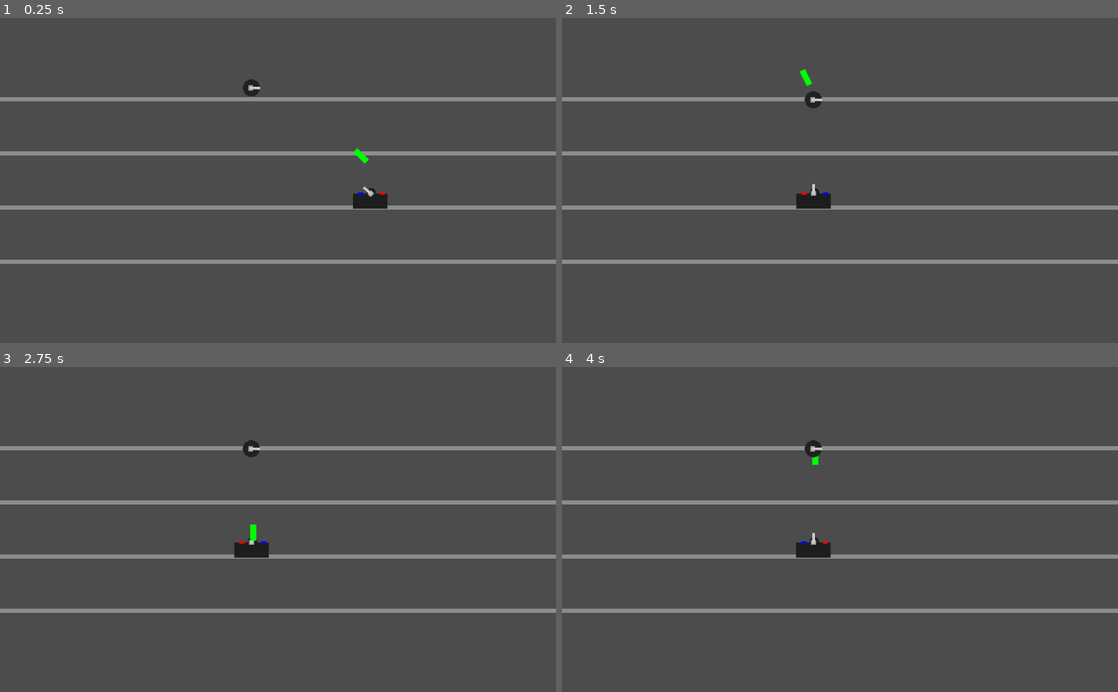
Above: before the commit, frames 1-4 (two rows, left to right).
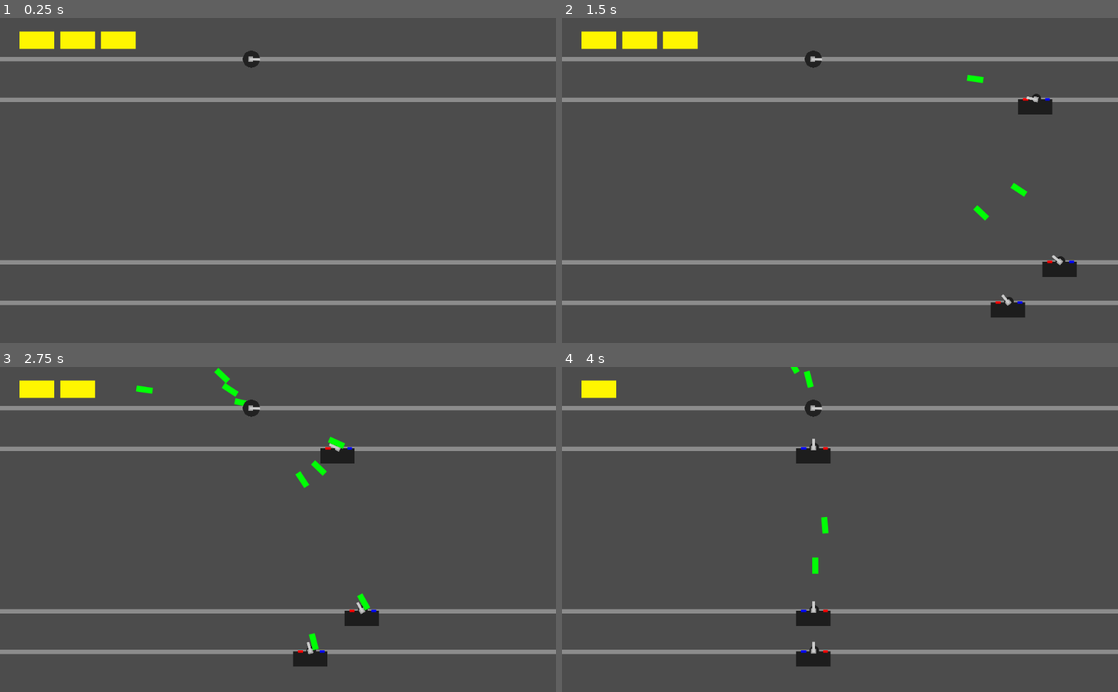
Above: after the commit, the same moments.

Repository: assert-justice/MagCycle
Game: Godot game, scene res://Game.tscn
Same seed, same stepped clock (60 frames per second), same inputs: the game is played once before the commit and once after it.
Inputs:
- Up to frame 1 (0.25 s): no input
- Up to frame 2 (1.5 s): no input
- Up to frame 3 (2.75 s): no input
- Up to frame 4 (4 s): no input

The runs differ from the first frame. In frame 1, 7.5% of the frame differs, in the area x 0-100%, y 4-89%; in frame 2, 8.6%, in the area x 0-100%, y 4-93%; in frame 3, 8.5%; in frame 4, 7.7%.

Commit message:
proof of concept

Diff:
--- a/BadBullet.tscn
+++ b/BadBullet.tscn
@@ -18,3 +18,4 @@
 ]]
 position = Vector2( -0.105114, -0.52556 )
 shape = SubResource( 1 )
+[connection signal="area_entered" from="." to="." method="_on_Bullet_area_entered"]
--- a/CopCar.tscn
+++ b/CopCar.tscn
@@ -1,38 +1,34 @@
-[gd_scene load_steps=11 format=2]
+[gd_scene load_steps=10 format=2]
 
 [ext_resource path="res://sprites/cop_car.png" type="Texture" id=1]
 [ext_resource path="res://sprites/gun.png" type="Texture" id=2]
 [ext_resource path="res://scripts/CopCar.gd" type="Script" id=3]
 [ext_resource path="res://sprites/circle_particle.png" type="Texture" id=4]
 
-[sub_resource type="AtlasTexture" id=2]
+[sub_resource type="AtlasTexture" id=1]
 flags = 4
 atlas = ExtResource( 1 )
 region = Rect2( 0, 0, 256, 256 )
 
-[sub_resource type="AtlasTexture" id=3]
+[sub_resource type="AtlasTexture" id=2]
 flags = 4
 atlas = ExtResource( 1 )
 region = Rect2( 256, 0, 256, 256 )
 
-[sub_resource type="SpriteFrames" id=4]
+[sub_resource type="SpriteFrames" id=3]
 animations = [ {
-"frames": [ SubResource( 2 ), SubResource( 3 ) ],
+"frames": [ SubResource( 1 ), SubResource( 2 ) ],
 "loop": true,
 "name": "default",
 "speed": 2.0
 } ]
 
-[sub_resource type="RectangleShape2D" id=1]
+[sub_resource type="RectangleShape2D" id=4]
 extents = Vector2( 127.547, 54.0903 )
 
 [sub_resource type="Gradient" id=5]
 offsets = PoolRealArray( 0, 0.33, 0.66, 1 )
 colors = PoolColorArray( 1, 1, 1, 1, 1, 0.423529, 0, 1, 0.988235, 1, 0, 1, 1, 0, 0, 1 )
-
-[sub_resource type="Gradient" id=6]
-offsets = PoolRealArray( 0, 0.5, 1 )
-colors = PoolColorArray( 1, 1, 1, 1, 1, 0.470588, 0, 1, 0, 0, 0, 1 )
 
 [node name="CopCar" type="KinematicBody2D"]
 position = Vector2( 0, -26 )
@@ -58,26 +54,14 @@
 [node name="CollisionShape2D" type="CollisionShape2D" parent="."]
 position = Vector2( -2, 54.1362 )
 z_index = 2
-shape = SubResource( 1 )
+shape = SubResource( 4 )
 
 [node name="DamageParticles" type="CPUParticles2D" parent="."]
 emitting = false
 amount = 80
 texture = ExtResource( 4 )
 spread = 23.71
-gravity = Vector2( 0, 98 )
 initial_velocity = 655.91
 color_ramp = SubResource( 5 )
-
-[node name="ExplodeParticles" type="CPUParticles2D" parent="."]
-emitting = false
-amount = 500
-one_shot = true
-explosiveness = 0.71
-texture = ExtResource( 4 )
-spread = 180.0
-gravity = Vector2( 0, 1000 )
-initial_velocity = 600.0
-color_ramp = SubResource( 6 )
-hue_variation_random = 0.66
 [connection signal="damage" from="." to="." method="_on_CopCar_damage"]
+[connection signal="set_pos" from="." to="." method="_on_CopCar_set_pos"]
--- a/Game.tscn
+++ b/Game.tscn
@@ -1,39 +1,7 @@
-[gd_scene load_steps=4 format=2]
+[gd_scene load_steps=2 format=2]
 
-[ext_resource path="res://CopCar.tscn" type="PackedScene" id=1]
-[ext_resource path="res://Player.tscn" type="PackedScene" id=2]
-[ext_resource path="res://sprites/rail.png" type="Texture" id=3]
+[ext_resource path="res://scripts/GameManager.gd" type="Script" id=5]
 
-[node name="Node2D" type="Node2D"]
+[node name="Game" type="Node2D"]
 position = Vector2( -7, 1 )
-
-[node name="Player" parent="." instance=ExtResource( 2 )]
-position = Vector2( 470, 68 )
-scale = Vector2( 0.25, 0.25 )
-z_index = 2
-
-[node name="Rails" type="Node" parent="."]
-
-[node name="Sprite" type="Sprite" parent="Rails"]
-position = Vector2( 500, 150 )
-scale = Vector2( 32.875, 0.25 )
-texture = ExtResource( 3 )
-
-[node name="Sprite2" type="Sprite" parent="Rails"]
-position = Vector2( 500, 250 )
-scale = Vector2( 32.875, 0.25 )
-texture = ExtResource( 3 )
-
-[node name="Sprite3" type="Sprite" parent="Rails"]
-position = Vector2( 500, 350 )
-scale = Vector2( 32.875, 0.25 )
-texture = ExtResource( 3 )
-
-[node name="Sprite4" type="Sprite" parent="Rails"]
-position = Vector2( 500, 450 )
-scale = Vector2( 32.875, 0.25 )
-texture = ExtResource( 3 )
-
-[node name="CopCar" parent="." instance=ExtResource( 1 )]
-position = Vector2( 739, 324 )
-scale = Vector2( 0.25, 0.25 )
+script = ExtResource( 5 )
--- a/Player.tscn
+++ b/Player.tscn
@@ -1,11 +1,15 @@
-[gd_scene load_steps=5 format=2]
+[gd_scene load_steps=7 format=2]
 
 [ext_resource path="res://sprites/gun.png" type="Texture" id=1]
 [ext_resource path="res://sprites/body.png" type="Texture" id=2]
 [ext_resource path="res://scripts/Player.gd" type="Script" id=3]
+[ext_resource path="res://sprites/circle_particle.png" type="Texture" id=4]
 
 [sub_resource type="CircleShape2D" id=1]
 radius = 64.7765
+
+[sub_resource type="Curve" id=2]
+_data = [ Vector2( 0.0172414, 1 ), 0.0, 0.0, 0, 0, Vector2( 0.827586, 0.281818 ), 0.0, 0.0, 0, 0 ]
 
 [node name="Player" type="Area2D" groups=[
 "player",
@@ -35,3 +39,20 @@
 volume_db = 24.0
 pitch_scale = 0.5
 attenuation = 0.450625
+
+[node name="Flash" type="Sprite" parent="."]
+visible = false
+scale = Vector2( 4, 4 )
+texture = ExtResource( 4 )
+
+[node name="DeathParticles" type="CPUParticles2D" parent="."]
+emitting = false
+amount = 300
+one_shot = true
+explosiveness = 1.0
+texture = ExtResource( 4 )
+spread = 180.0
+gravity = Vector2( 0, 0 )
+initial_velocity = 200.0
+scale_amount_curve = SubResource( 2 )
+[connection signal="damage" from="." to="." method="_on_Player_damage"]
--- /dev/null
+++ b/Scene.tscn
@@ -0,0 +1,67 @@
+[gd_scene load_steps=5 format=2]
+
+[ext_resource path="res://Player.tscn" type="PackedScene" id=1]
+[ext_resource path="res://scripts/Rails.gd" type="Script" id=2]
+[ext_resource path="res://sprites/rail.png" type="Texture" id=4]
+[ext_resource path="res://sprites/health_chunk.png" type="Texture" id=5]
+
+[node name="Scene" type="Node2D"]
+
+[node name="Player" parent="." instance=ExtResource( 1 )]
+position = Vector2( 470, 68 )
+scale = Vector2( 0.25, 0.25 )
+z_index = 2
+
+[node name="Rails" type="Node2D" parent="." groups=[
+"Rails",
+]]
+position = Vector2( 10, 75 )
+script = ExtResource( 2 )
+
+[node name="Sprite" type="Sprite" parent="Rails"]
+position = Vector2( 500, 0 )
+scale = Vector2( 32.875, 0.25 )
+texture = ExtResource( 4 )
+
+[node name="Sprite2" type="Sprite" parent="Rails"]
+position = Vector2( 500, 75 )
+scale = Vector2( 32.875, 0.25 )
+texture = ExtResource( 4 )
+
+[node name="Sprite3" type="Sprite" parent="Rails"]
+position = Vector2( 500, 150 )
+scale = Vector2( 32.875, 0.25 )
+texture = ExtResource( 4 )
+
+[node name="Sprite4" type="Sprite" parent="Rails"]
+position = Vector2( 500, 225 )
+scale = Vector2( 32.875, 0.25 )
+texture = ExtResource( 4 )
+
+[node name="Sprite5" type="Sprite" parent="Rails"]
+position = Vector2( 500, 300 )
+scale = Vector2( 32.875, 0.25 )
+texture = ExtResource( 4 )
+
+[node name="Sprite6" type="Sprite" parent="Rails"]
+position = Vector2( 500, 375 )
+scale = Vector2( 32.875, 0.25 )
+texture = ExtResource( 4 )
+
+[node name="Sprite7" type="Sprite" parent="Rails"]
+position = Vector2( 500, 450 )
+scale = Vector2( 32.875, 0.25 )
+texture = ExtResource( 4 )
+
+[node name="HealthChunk" type="Sprite" parent="."]
+position = Vector2( 75, 40 )
+texture = ExtResource( 5 )
+
+[node name="RichTextLabel" type="RichTextLabel" parent="."]
+margin_left = 270.0
+margin_top = 13.0
+margin_right = 498.0
+margin_bottom = 29.0
+__meta__ = {
+"_edit_use_anchors_": false
+}
--- a/project.godot
+++ b/project.godot
@@ -19,6 +19,10 @@
 run/main_scene="res://Game.tscn"
 config/icon="res://icon.png"
 
+[display]
+
+window/size/resizable=false
+
 [input]
 
 left={
@@ -33,12 +37,12 @@
 }
 jump={
 "deadzone": 0.0,
-"events": [ Object(InputEventJoypadButton,"resource_local_to_scene":false,"resource_name":"","device":0,"button_index":6,"pressure":0.0,"pressed":false,"script":null)
+"events": [ Object(InputEventJoypadButton,"resource_local_to_scene":false,"resource_name":"","device":0,"button_index":7,"pressure":0.0,"pressed":false,"script":null)
  ]
 }
 fall={
 "deadzone": 0.0,
-"events": [ Object(InputEventJoypadButton,"resource_local_to_scene":false,"resource_name":"","device":0,"button_index":7,"pressure":0.0,"pressed":false,"script":null)
+"events": [ Object(InputEventJoypadButton,"resource_local_to_scene":false,"resource_name":"","device":0,"button_index":6,"pressure":0.0,"pressed":false,"script":null)
  ]
 }
 shoot_left={
@@ -61,6 +65,11 @@
 "events": [ Object(InputEventJoypadMotion,"resource_local_to_scene":false,"resource_name":"","device":0,"axis":3,"axis_value":1.0,"script":null)
  ]
 }
+reset={
+"deadzone": 0.5,
+"events": [ Object(InputEventJoypadButton,"resource_local_to_scene":false,"resource_name":"","device":0,"button_index":11,"pressure":0.0,"pressed":false,"script":null)
+ ]
+}
 
 [rendering]
 
--- a/scripts/Bullet.gd
+++ b/scripts/Bullet.gd
@@ -1,19 +1,13 @@
 extends Node2D
 
 export var velocity = Vector2(100, 0)
-# Declare member variables here. Examples:
-# var a = 2
-# var b = "text"
-
-
-# Called when the node enters the scene tree for the first time.
-func _ready():
-	pass # Replace with function body.
 
 func _physics_process(delta):
+	if position.x < 0 or position.x > 1080 or position.y < 0 or position.y > 600:
+		queue_free()
 	self.position += velocity * delta
 	self.rotation = velocity.angle()
 
-# Called every frame. 'delta' is the elapsed time since the previous frame.
-#func _process(delta):
-#	pass
+func _on_Bullet_area_entered(area):
+	if area.is_in_group("player"):
+		area.emit_signal("damage", 1)
--- a/scripts/CopCar.gd
+++ b/scripts/CopCar.gd
@@ -7,8 +7,9 @@
 export var wiggle_distance = 30
 export var wiggle_speed = 1000
 export var health = 1
+export var alive = true
 var wiggle_clock = -1
-var velocity = 0
+var velocity = Vector2()
 var bullet_path = 'res://BadBullet.tscn'
 var bullet_scene = null
 var fire_clock = 0
@@ -16,8 +17,10 @@
 var wiggle_pos = Vector2()
 var wiggle_ang = 0
 var damage_val = 0
+var gravity = 30
 
 signal damage(value, direction, pos)
+signal set_pos(pos)
 
 func _ready():
 	player = get_tree().get_nodes_in_group("player")[0]
@@ -25,20 +28,20 @@
 
 func _physics_process(delta):
 	if health < 0:
-		$ExplodeParticles.emitting = true
-		var eparts = $ExplodeParticles
-		remove_child(eparts)
-		eparts.scale = scale
-		eparts.position = position
-		get_parent().add_child(eparts)
+		if position.y > 650:
+			queue_free()
+		velocity.y += gravity
+		position += delta * velocity
+	if position.y > 600:
 		queue_free()
+	if player == null:
 		return
 	$Wiggle/Gun.rotation = (player.position - self.position).angle()
 	fire_clock -= delta
 	var dx = (player.position.x - self.position.x) * 30
-	velocity += dx
-	velocity = clamp(velocity, -speed, speed) * delta
-	self.position.x += velocity
+	velocity.x += dx
+	velocity.x = clamp(velocity.x, -speed, speed) * delta
+	self.position.x += velocity.x
 	if fire_clock < 0:
 		fire_clock = fire_time
 		var bullet = bullet_scene.instance()
@@ -70,5 +73,13 @@
 
 func _on_CopCar_damage(value, direction, pos):
 	damage_val = value
+	if health < 0:
+		alive = false
+		velocity.y -= 10
 	wiggle_clock = wiggle_time
 	$DamageParticles.direction = direction
+
+
+
+func _on_CopCar_set_pos(pos):
+	position = pos
--- /dev/null
+++ b/scripts/GameManager.gd
@@ -0,0 +1,74 @@
+extends Node
+
+var chunks = null
+var cop_car_path = 'res://CopCar.tscn'
+var cop_car_scene = null
+var wave_time = 0
+var min_wave_time = 2
+var max_wave_time = 10
+var min_wave_size = 2
+var max_wave_size = 5
+var cop_cars = null
+var cars_destroyed = 0
+var scene_path = 'res://Scene.tscn'
+var game_scene = null
+var game = null
+
+func _ready():
+	cop_cars = []
+	cop_car_scene = load(cop_car_path)
+	game_scene = load(scene_path)
+	load_scene()
+
+func wave():
+	wave_time = rand_range(min_wave_time, max_wave_time)
+	var wave_size = floor(rand_range(min_wave_size, max_wave_size))
+	var rails = $Scene/Rails.rails.duplicate()
+	var num_rails = len(rails)
+	while wave_size + len(rails) > num_rails:
+		if len(rails) == 0:
+			return
+		var rail = rails[randi() % len(rails)]
+		rails.erase(rail)
+		var car = cop_car_scene.instance()
+		#car.emit_signal('set_pos', Vector2(1100, rail.y))
+		car.position.x = 1100 + randf() * 200
+		car.position.y = rail.y
+		car.scale *= 0.5
+		$Scene.add_child(car)
+		cop_cars.append(car)
+
+func load_scene():
+	cars_destroyed = 0
+	game = game_scene.instance()
+	add_child(game)
+	chunks = []
+	for i in range($Scene/Player.max_health):
+		var chunk = $Scene/HealthChunk.duplicate()
+		chunk.position.x = $Scene/HealthChunk.position.x * (i + 1)
+		$Scene.add_child(chunk)
+		chunks.append(chunk)
+	$Scene/HealthChunk.visible = false
+	wave()
+
+func reload_scene():
+	cop_cars.clear()
+	remove_child(game)
+	game.queue_free()
+	load_scene()
+
+func _process(_delta):
+	if Input.is_action_just_pressed("reset"):
+		reload_scene()
+	if $Scene/Player == null:
+		return
+	for i in range(len(chunks)):
+		chunks[i].visible = i < $Scene/Player.health
+	for i in range(len(cop_cars)):
+		if not cop_cars[i]:
+			cop_cars.erase(cop_cars[i])
+			cars_destroyed += 1
+			$Scene/RichTextLabel.text = 'Cop Cars Destroyed: ' + str(cars_destroyed)
+			break
+	if len(cop_cars) == 0:
+		wave()
--- a/scripts/Player.gd
+++ b/scripts/Player.gd
@@ -1,24 +1,32 @@
 extends Area2D
 
 export var speed = 1000
-export var jump_power = 700
+export var jump_power = 600
 export var gravity_power = 30
 export var jump_time = 0.3
 export var num_bullets = 10
 export var bullet_spacing = 100
 export var shoot_slowdown = 0.4
+export var flash_time = 1
+export var flash_cycle = 0.25
+export var flash_thresh = 0.5
+export var max_health = 3
+export var health = 0
+var flash_clock = -1
 var jump_clock = 0
 var velocity = Vector2()
 var aim = Vector2()
 var deadzone = 0.3
 var clamp_distance = 10
-var rails = [150, 250, 350, 450]
+var rails = null
 var bullet_path = 'res://Bullet.tscn'
 var bullet_scene = null
 var bullets = null
 var offset_time = 16
 var offset_clock = 0
 var space_state = null
+
+signal damage(value)
 
 func shoot():
 	space_state = get_world_2d().direct_space_state
@@ -44,9 +52,11 @@
 	aim.y += Input.get_action_strength("shoot_down")
 	velocity.y += gravity_power
 	if (not Input.is_action_pressed("fall")) and (not velocity.y < 0):
+		if rails == null:
+			rails = get_tree().get_nodes_in_group("Rails")[0].rails
 		for rail in rails:
-			if abs(self.position.y - rail) < clamp_distance:
-				self.position.y = rail
+			if abs(self.position.y - rail.y) < clamp_distance:
+				self.position.y = rail.y
 				velocity.y = 0
 				break
 	if Input.is_action_just_pressed("jump"):
@@ -70,6 +80,7 @@
 	velocity.x = stick_x * speed
 
 func _ready():
+	health = max_health
 	bullets = []
 	bullet_scene = load(bullet_path)
 	for i in range(50):
@@ -79,8 +90,24 @@
 		bullets.append(bullet)
 
 func _physics_process(delta):
+	if health < 0:
+		velocity.y += gravity_power
+		position += velocity * delta
+		return
+	if position.y > 650:
+		queue_free()
 	handle_movement(delta)
+	position.x = clamp(position.x, 0, 1030)
+	if (flash_clock < 0):
+		$Flash.visible = false
+	else:
+		flash_clock -= delta
+		var cycle = flash_clock - floor(flash_clock / flash_cycle) * flash_cycle
+		$Flash.visible = cycle < flash_cycle * flash_thresh
 
-# Called every frame. 'delta' is the elapsed time since the previous frame.
-#func _process(delta):
-#	pass
+func _on_Player_damage(value):
+	if (flash_clock < 0):
+		health -= value
+		if health < 0:
+			$DeathParticles.emitting = true
+		flash_clock = flash_time
--- /dev/null
+++ b/scripts/Rails.gd
@@ -0,0 +1,18 @@
+extends Node2D
+
+export (Array, Vector2) var rails = null
+
+func set_rails(pattern):
+	rails.clear()
+	var rail_nodes = get_children()
+	for i in len(pattern):
+		if i == len(rail_nodes):
+			return
+		rail_nodes[i].visible = pattern[i] == '1'
+		if rail_nodes[i].visible:
+			rails.append(position + rail_nodes[i].position)
+
+
+func _ready():
+	rails = []
+	set_rails("1100011")
Not shown: 1 places in CopCar.tscn that only renumber resources
Binary file added: sprites/health_chunk.png
Not shown, added: sprites/health_chunk.png.import
Not shown, added: sprites/health_chunk.xcf
